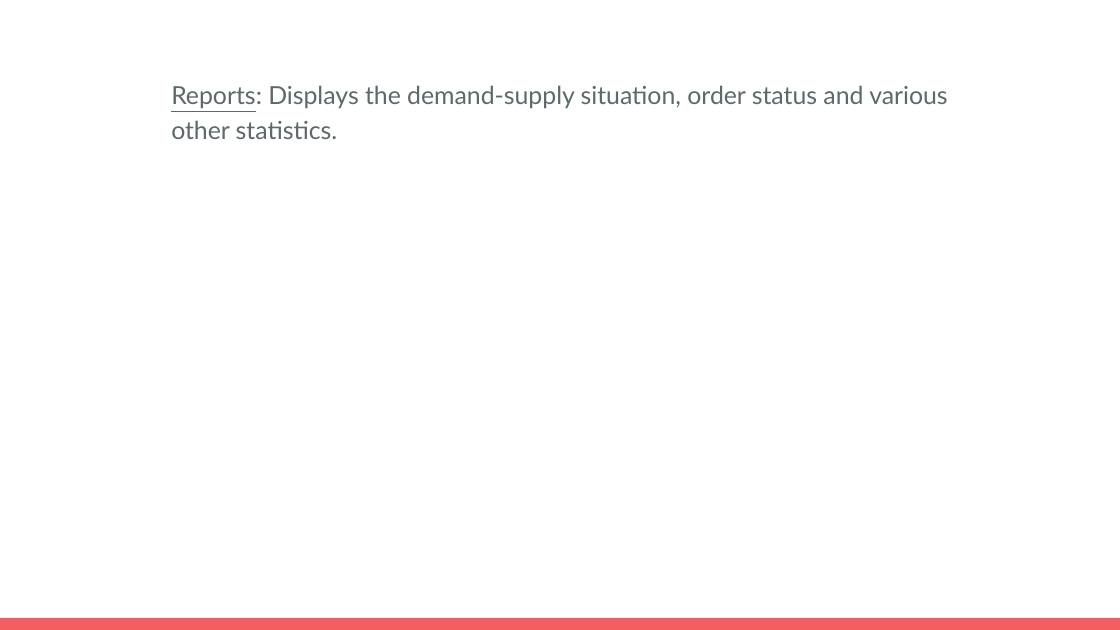
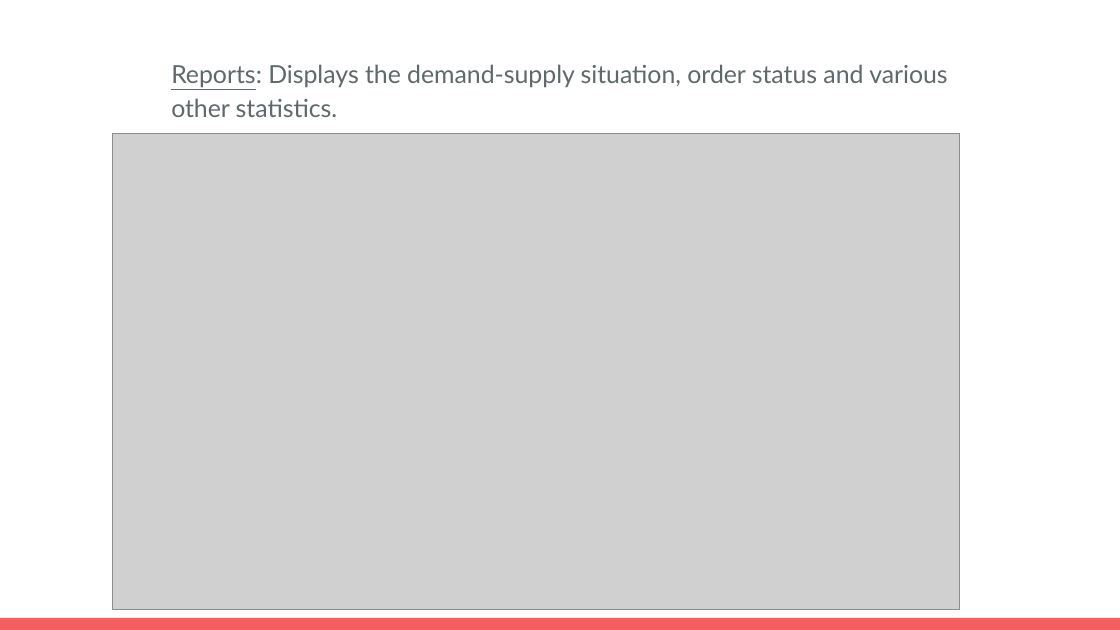
Before and after one commit to TheEshaan/Full-Stack-Laundry-Administration-System, a slide deck: slide 10 of Prima-PPT.pptx. Drawn at 1120x630 pixels with LibreOffice and Linux fonts; fonts in the diff are those of the drawing; grey boxes stand for pictures. Boxes give left, top, right and bottom in pixels: in the first picture for what was removed or moved away, otherwise in the second. Text is boxed around its words. In the diff, an @@ line names an element or a change of style, - is before the commit and + after.

```diff
--- a/Prima-PPT.pptx
+++ b/Prima-PPT.pptx
@@ text "Reports: Displays the demand-supply situation, ...": place and size @@
-text "Reports: Displays the demand-supply situation, ..." at [171,85,947,139]
+text "Reports: Displays the demand-supply situation, ..." at [171,64,947,117]
@@ picture added at [112,133,960,610] @@
```
Also in this commit, not shown: 5 other slides changed, 1 slide removed.
